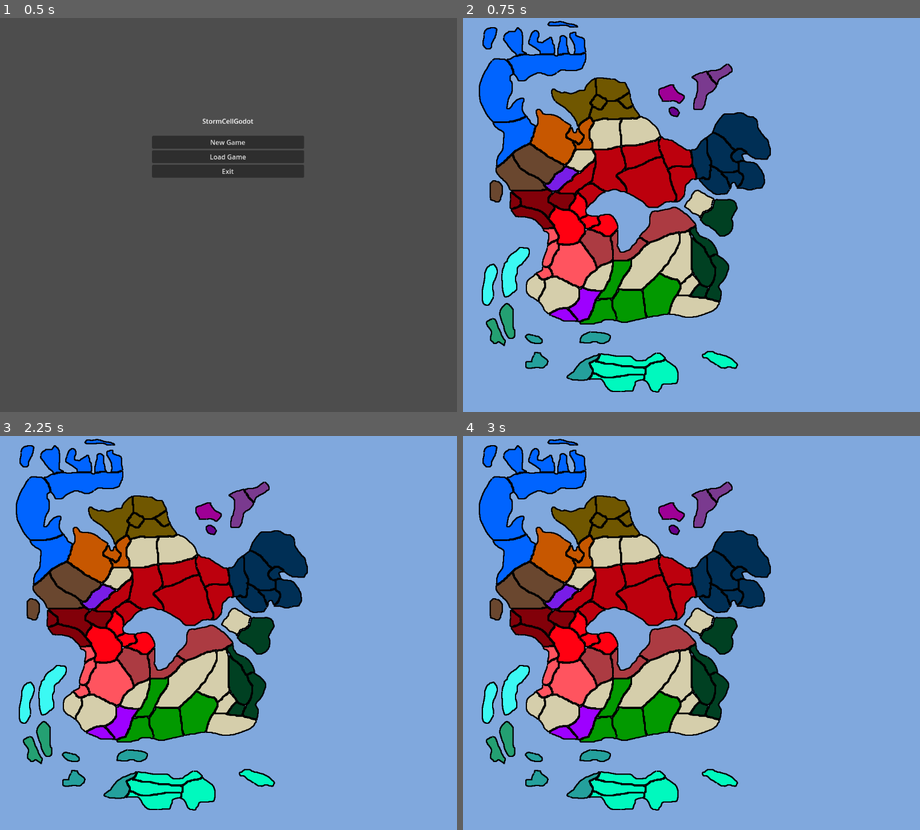
Above: before the commit, frames 1-4 (two rows, left to right).
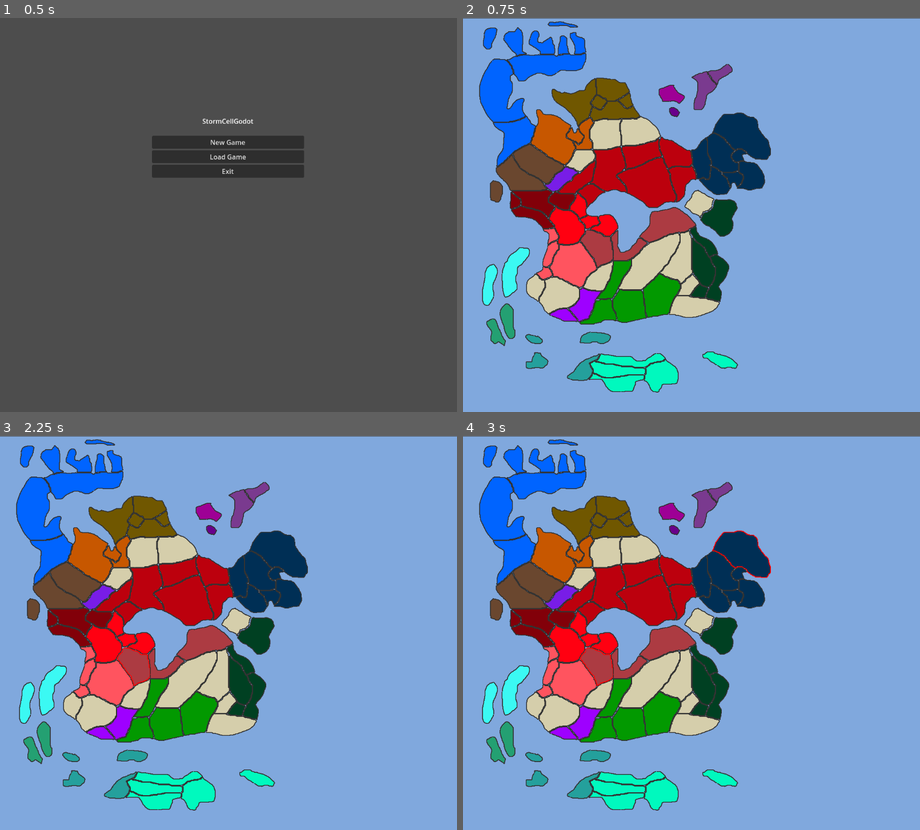
Above: after the commit, the same moments.

Repository: code-11/StormCell
Game: Godot game, scene res://testing.tscn
Same seed, same stepped clock (60 frames per second), same inputs: the game is played once before the commit and once after it.
Inputs (mouse positions are in pixels of both pictures, inside the frame that each line leads up to):
- Up to frame 1 (0.5 s): no input
- Up to frame 2 (0.75 s): click "New Game" at 0.5 s
- Up to frame 3 (2.25 s): tap Enter at 1.25 s; move the mouse to (329, 613) at 1.27 s; click (329, 613) at 1.42 s; tap Space at 2 s; move the mouse to (137, 652) at 2.02 s; click (137, 652) at 2.17 s
- Up to frame 4 (3 s): tap Enter at 2.75 s; move the mouse to (737, 546) at 2.77 s; click (737, 546) at 2.92 s

Frame 1 is identical in both runs. In frame 2, 7.0% of the frame differs, in the area x 0-100%, y 0-96%; in frame 3, 7.0%; in frame 4, 7.0%.
Error after the commit: Invalid call. Nonexistent function 'get_children' in base 'Nil'. (res://RegionGeoLoader.gd:68)

Commit message:
Added region clicking

Diff:
--- a/stormCellGodot/MapLoader.gd
+++ b/stormCellGodot/MapLoader.gd
@@ -1,4 +1,19 @@
 extends Node2D
+
+var NN_CLICK_COUNT=5
+
+#func get_clicked_region(point):
+	#
+	#print(Geometry2D.is_point_in_polygon(point,poly))
+
+func _input(event):
+	if event is InputEventMouseButton and event.pressed:
+		if event.button_index == MOUSE_BUTTON_LEFT:
+			var click_position: Vector2 = event.position
+			#var ff_poly=get_node("regions/41/poly-0").polygon
+			#print(Geometry2D.is_point_in_polygon(click_position,ff_poly))
+			var clicked_region=$regions.get_clicked_region(click_position)
+			$regions.color_border(clicked_region,"#FF0000")
 
 
 # Called when the node enters the scene tree for the first time.
@@ -9,6 +24,7 @@
 	)
 	$regions.create_regions()
 	$regions.color_regions(region_color_dict)
+	#print(get_node("regions/41/poly-0"))
 
 # Called every frame. 'delta' is the elapsed time since the previous frame.
 func _process(delta):
--- a/stormCellGodot/RegionGeoLoader.gd
+++ b/stormCellGodot/RegionGeoLoader.gd
@@ -1,6 +1,74 @@
 extends Node2D
 
 var SCALE=1
+var LONGEST_EXTENT=null
+
+func get_clicked_region(clicked_point):
+	for region in get_children():
+		for poly in get_polys(region):
+			if Geometry2D.is_point_in_polygon(clicked_point,poly.polygon):
+				return region
+	return null
+
+func point_in_bbox(point: Vector2, bb) -> bool:
+	var maxx=bb[0]
+	var maxy=bb[1]
+	var minx=bb[2]
+	var miny=bb[3]
+	return minx <= point.x <= maxx and miny <= point.y <= maxy
+
+func long_extent(region):
+	var bb=get_region_bb(region)
+	var maxx=bb[0]
+	var maxy=bb[1]
+	var minx=bb[2]
+	var miny=bb[3]
+	var xdif=maxx-minx
+	var ydif=maxy-miny
+	if xdif > ydif:
+		return xdif
+	else:
+		return ydif
+
+func get_region_bb(region):
+	var maxx=null
+	var maxy=null
+	var minx=null
+	var miny=null
+	for poly in get_polys(region):
+		for vec in poly.polygon:
+			var x=vec[0]
+			var y=vec[1]
+			if maxx == null or maxx<x:
+				maxx=x
+			if maxy == null or maxy<y:
+				maxy=y
+			if minx == null or minx>x:
+				minx=x
+			if miny == null or miny>y:
+				miny=y
+	return [maxx,maxy,minx,miny]
+
+func get_bb_center(bb):
+	var maxx=bb[0]
+	var maxy=bb[1]
+	var minx=bb[2]
+	var miny=bb[3]
+	return [(maxx+minx)/2,(maxy+miny)/2]
+
+func get_polys(region):
+	var to_return=[]
+	for child in region.get_children():
+		if child is Polygon2D:
+			to_return.append(child)
+	return to_return
+
+func get_borders(region):
+	var to_return=[]
+	for child in region.get_children():
+		if child is Line2D:
+			to_return.append(child)
+	return to_return
 
 func array_to_packed_vec2(array):
 	var to_return=PackedVector2Array()
@@ -18,17 +86,21 @@
 	var region_geometry=Node2D.new()
 	region_geometry.name=region_id
 
+	var i=0
 	for polygon in polygon_list:
 		var single_poly=Polygon2D.new()
 		var poly_points=array_to_packed_vec2(polygon)
 		single_poly.polygon=poly_points
+		single_poly.name="poly-%s" % i
 		region_geometry.add_child(single_poly)
 
 		var border = Line2D.new()
 		border.points=poly_points
-		border.width=3
-		border.default_color=Color(0,0,0)
+		border.width=2
+		border.default_color=Color.html("#333333")
+		border.name="border-%s" % i
 		region_geometry.add_child(border)
+		i+=1
 	return region_geometry
 
 func read_regions():
@@ -42,9 +114,15 @@
 
 func create_regions():
 	var regions=read_regions()
-	print(regions.size())
+	print("Num Regions: %s" % regions.size())
+	var greatest_extent=0
 	for region in regions:
+		var long_extent=long_extent(region)
+		if greatest_extent < long_extent:
+			greatest_extent = long_extent
 		add_child(region)
+	LONGEST_EXTENT=greatest_extent
+	print(LONGEST_EXTENT)
 
 func color_region(region,color_hex):
 	var polys=region.get_children()
@@ -53,10 +131,14 @@
 			poly.color=Color.html(color_hex)
 
 func color_regions(region_color_dict):
-	print(region_color_dict)
 	for region in get_children():
 		var region_color_hex=region_color_dict.get(region.name,"#D5CEAB")
 		color_region(region,region_color_hex)
+
+func color_border(region,color_hex):
+	var borders=get_borders(region)
+	for border in borders:
+		border.default_color=Color.html(color_hex)
 
 func _ready():
 	pass
--- a/stormCellGodot/game_scene.tscn
+++ b/stormCellGodot/game_scene.tscn
@@ -1,8 +1,9 @@
-[gd_scene load_steps=4 format=3 uid="uid://bkig2brdby8it"]
+[gd_scene load_steps=5 format=3 uid="uid://bkig2brdby8it"]
 
 [ext_resource type="Script" path="res://RegionGeoLoader.gd" id="1_fbgei"]
 [ext_resource type="Script" path="res://MapLoader.gd" id="1_xrwsu"]
 [ext_resource type="Script" path="res://NationLoader.gd" id="2_lhp44"]
+[ext_resource type="Texture2D" uid="uid://bltthd43fdmfq" path="res://images/spearhead.jpeg" id="4_n7rf5"]
 
 [node name="Node2D" type="Node2D"]
 
@@ -12,10 +13,10 @@
 script = ExtResource("1_xrwsu")
 
 [node name="background" type="Polygon2D" parent="TheGame/TheMap"]
-position = Vector2(-558.147, -496.305)
-scale = Vector2(8.66912, 7.19858)
+position = Vector2(-620.971, -474.177)
+scale = Vector2(10.3162, 7.0922)
 color = Color(0.501961, 0.658824, 0.870588, 1)
-polygon = PackedVector2Array(60, 67, 196, 67, 196, 208, 60, 208)
+polygon = PackedVector2Array(60, 67, 196, 67, 196, 136.32, 196, 208, 60, 208)
 
 [node name="regions" type="Node2D" parent="TheGame/TheMap"]
 script = ExtResource("1_fbgei")
@@ -24,3 +25,24 @@
 script = ExtResource("2_lhp44")
 
 [node name="Line2D" type="Line2D" parent="TheGame/TheMap"]
+
+[node name="PanelContainer" type="PanelContainer" parent="TheGame"]
+offset_left = 1101.0
+offset_top = 1.0
+offset_right = 1401.0
+offset_bottom = 1002.0
+
+[node name="VBoxContainer" type="VBoxContainer" parent="TheGame/PanelContainer"]
+layout_mode = 2
+
+[node name="HBoxContainer" type="HBoxContainer" parent="TheGame/PanelContainer/VBoxContainer"]
+layout_mode = 2
+
+[node name="sigil" type="TextureRect" parent="TheGame/PanelContainer/VBoxContainer/HBoxContainer"]
+layout_mode = 2
+size_flags_horizontal = 0
+texture = ExtResource("4_n7rf5")
+
+[node name="gov_type" type="Label" parent="TheGame/PanelContainer/VBoxContainer/HBoxContainer"]
+layout_mode = 2
+text = "Imperial Despotism"
Binary file added: stormCellGodot/images/blank_tile.png
Not shown, added: stormCellGodot/images/blank_tile.png.import
Binary file added: stormCellGodot/images/spearhead.jpeg
Not shown, added: stormCellGodot/images/spearhead.jpeg.import
